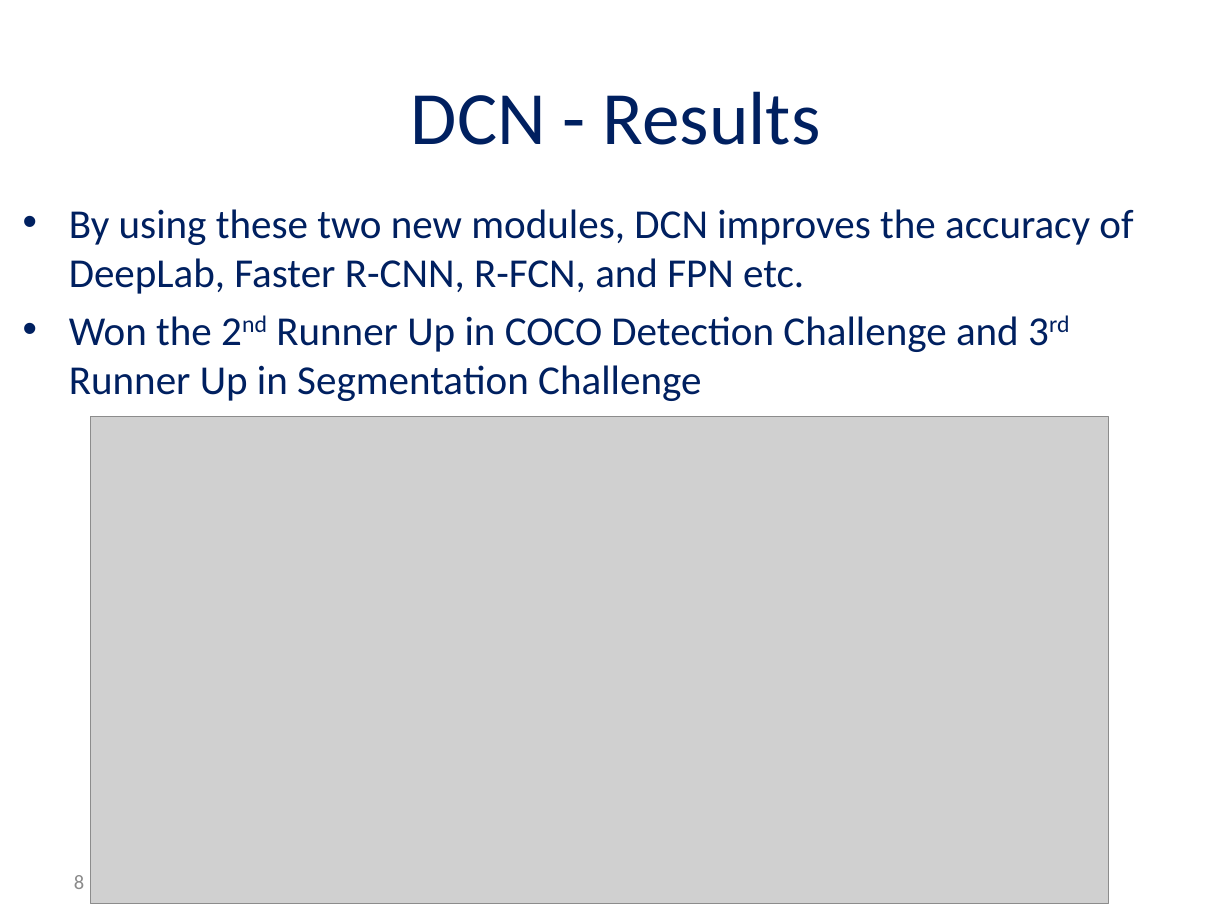
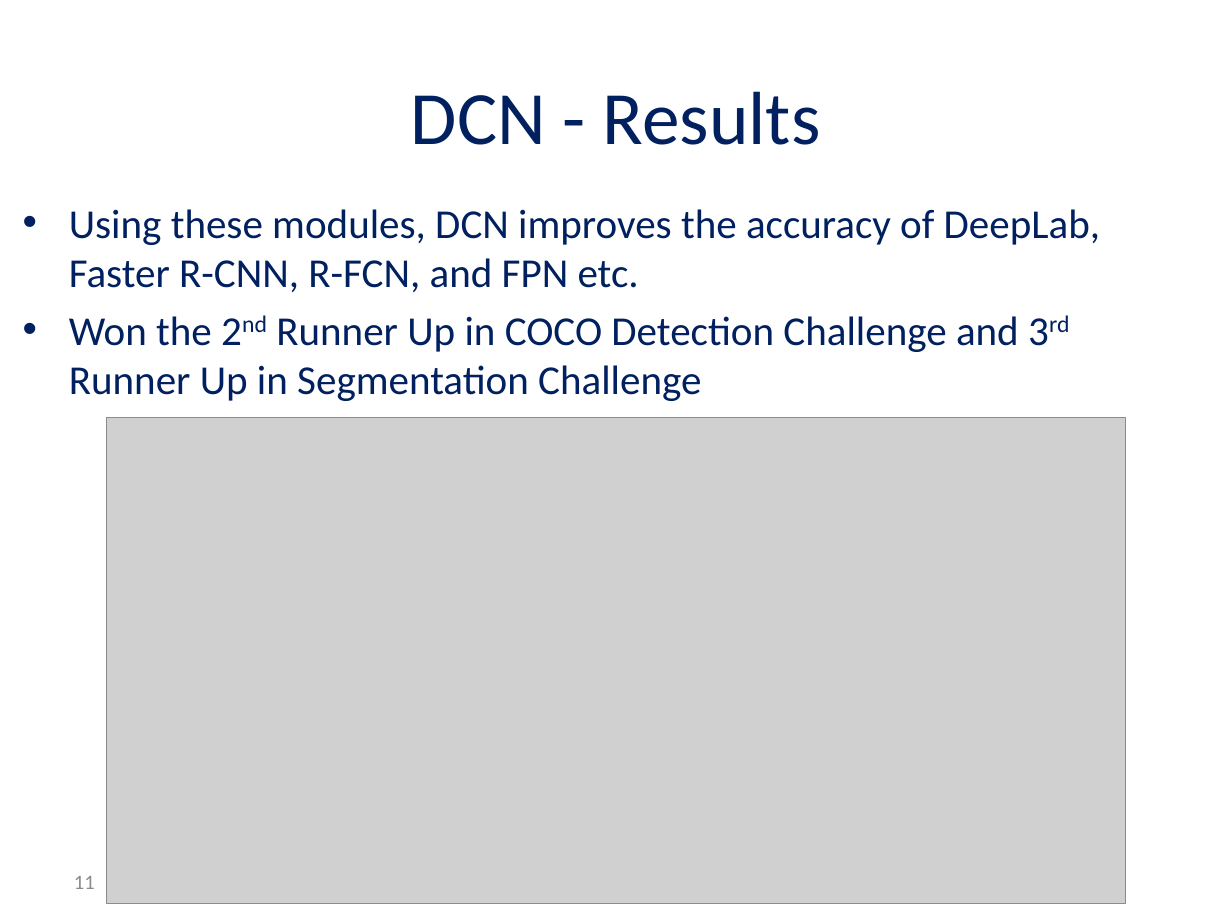
Before and after one commit to andyro2/Pneumonia-Detection-from-Chest-X-Rays-with-Robustness-to-Deformations, a slide deck: slide 11 of MidPresentation_Andy_Or.pptx (slide 8 before the commit). Drawn at 1232x924 pixels with LibreOffice and Linux fonts; fonts in the diff are those of the drawing; grey boxes stand for pictures; background and template pictures are left out. Boxes give left, top, right and bottom in pixels: in the first picture for what was removed or moved away, otherwise in the second. Text is boxed around its words. In the diff, an @@ line names an element or a change of style, - is before the commit and + after.

```diff
--- a/MidPresentation_Andy_Or.pptx
+++ b/MidPresentation_Andy_Or.pptx
@@ text at [69, 209, 1100, 292]: text changed @@
-• By using these two new modules, DCN improves the accuracy of DeepLab, Faster R-CNN, R-FCN, and FPN etc.
+• Using these modules, DCN improves the accuracy of DeepLab, Faster R-CNN, R-FCN, and FPN etc.
@@ picture: place and size @@
-picture at [90, 416, 1109, 903]
+picture at [107, 418, 1126, 904]
@@ page number at [74, 876, 95, 889]: text changed @@
-8
+11
```
Also in this commit, not shown: 10 other slides changed, 5 slides added.
